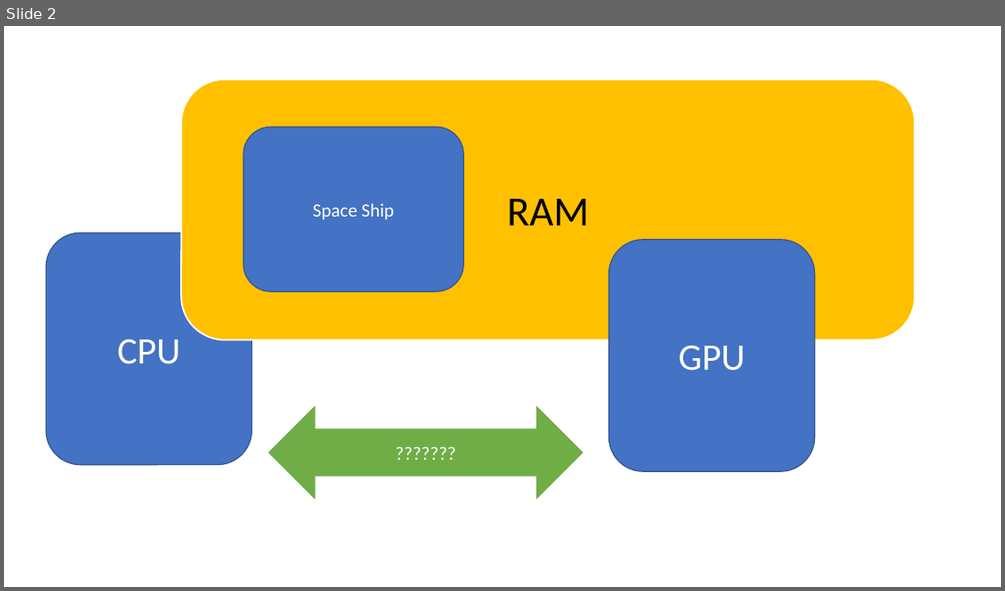
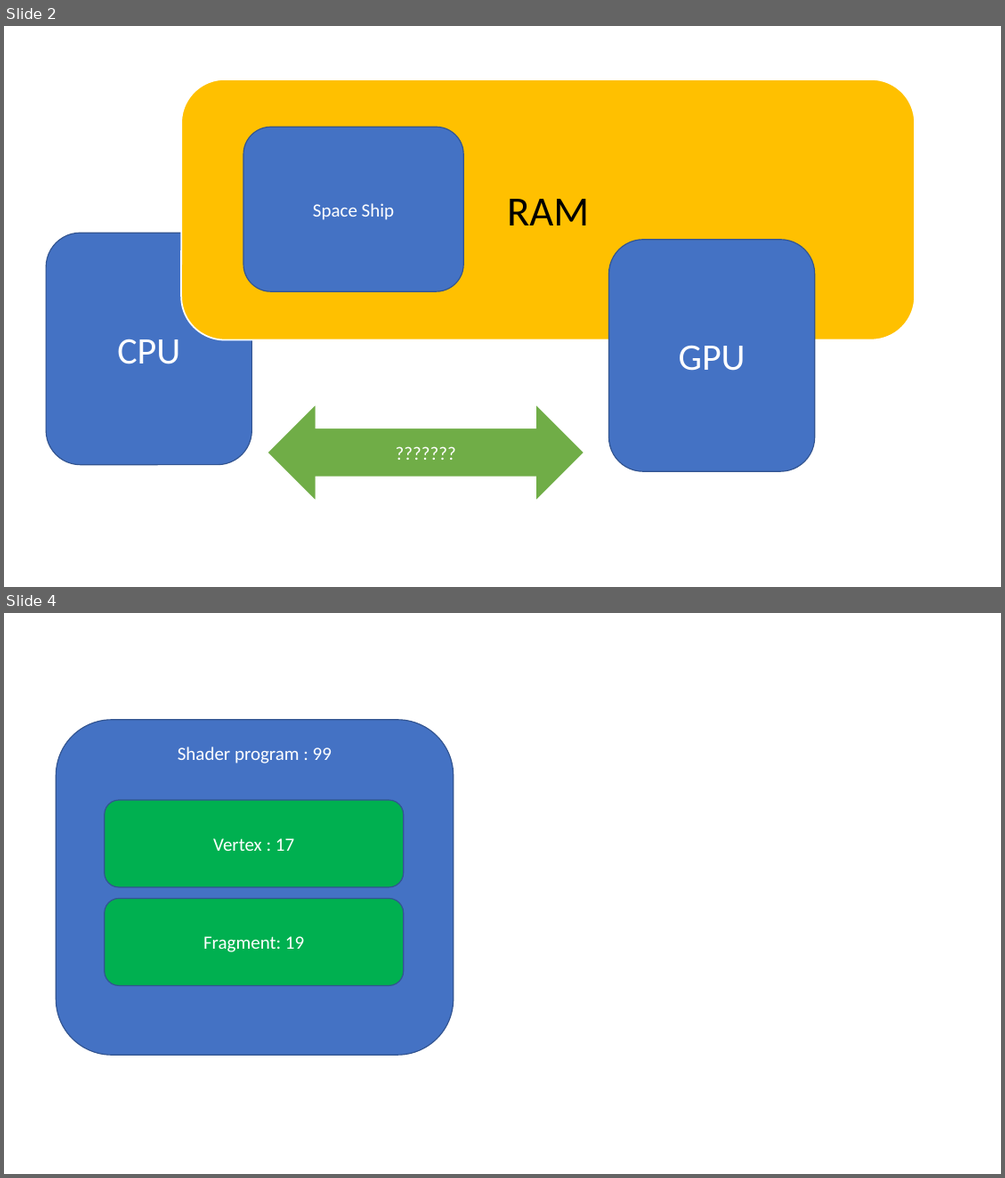
Before and after one commit to Freethetan/INFO3111-S21, a slide deck: Day2Day/Day_01/S1_Note.pptx. Shown one above the other, each under a label of ours: slide 2 before the commit, slides 2 and 4 after it; the slides between them are not shown. The pictures are 1005x591 and 1005x1178 pixels, drawn with LibreOffice and Linux fonts; fonts in the diff are those of the drawing. Boxes give left, top, right and bottom in pixels: in the first picture for what was removed or moved away, otherwise in the second. Text is boxed around its words. In the diff, an @@ line names an element or a change of style, - is before the commit and + after.

```diff
--- a/Day2Day/Day_01/S1_Note.pptx
+++ b/Day2Day/Day_01/S1_Note.pptx
@@ slide 4 added at bbox=[4, 613, 1001, 1174], background #FFFFFF @@
@@ rounded rectangle added at bbox=[56, 720, 453, 1055], fill #4472C4, outline #325491 1 pt, 18 pt, text #FFFFFF @@
+Shader program : 99
@@ rounded rectangle added at bbox=[105, 800, 404, 887], fill #00B050, outline #325491 1 pt, 18 pt, text #FFFFFF @@
+Vertex : 17
@@ rounded rectangle added at bbox=[105, 898, 404, 985], fill #00B050, outline #325491 1 pt, 18 pt, text #FFFFFF @@
+Fragment: 19
```
Also in this commit, not shown: 1 slide changed, 1 other slide added, 1 other file.
